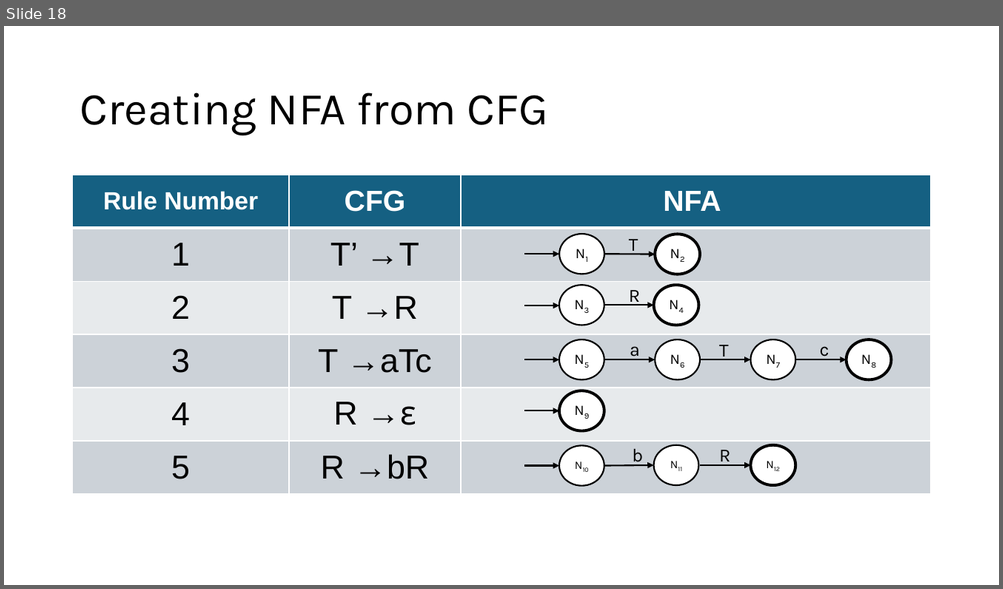
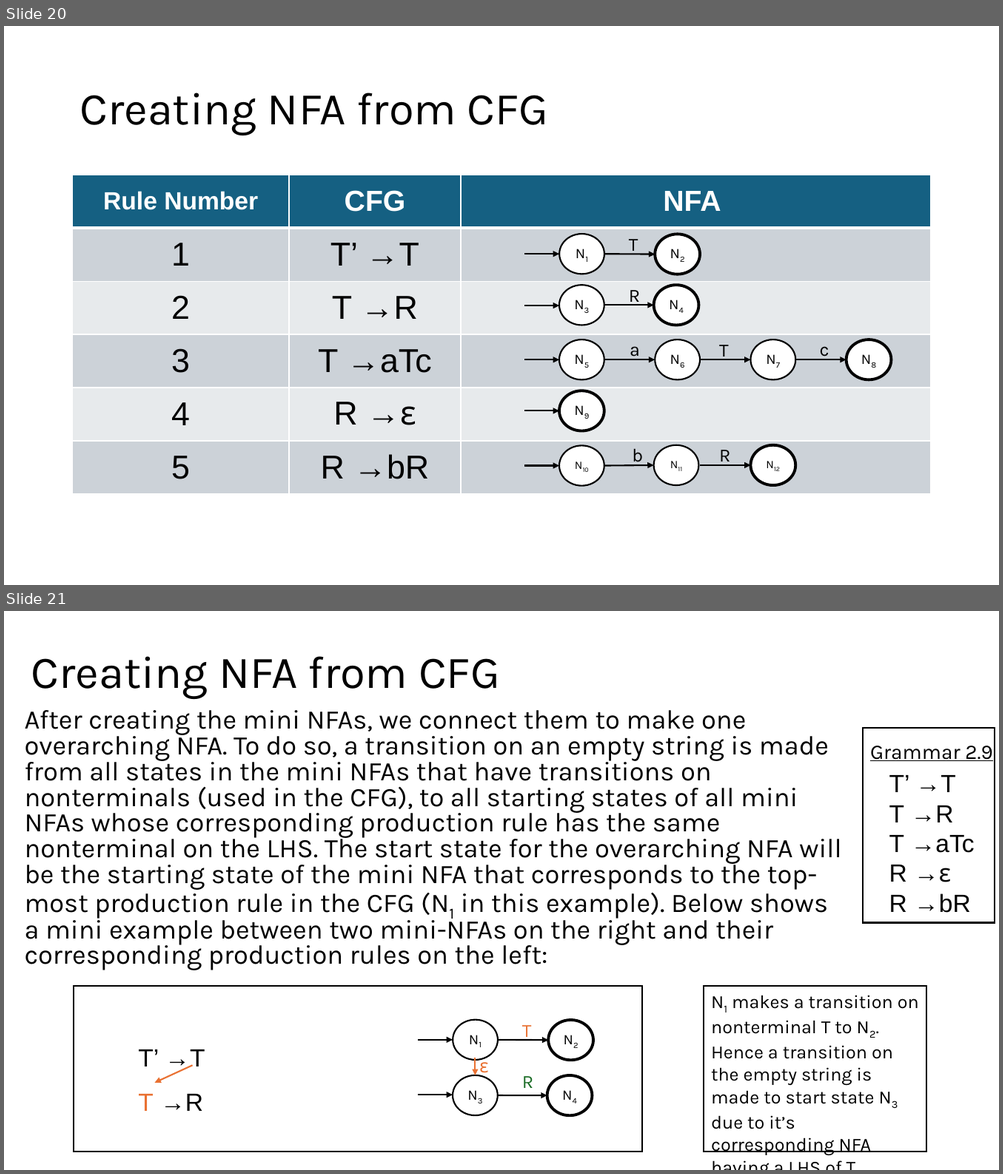
Before and after one commit to Danieldv-s/Research-Materials, a slide deck: Syntax-Analysis/Section2.13Expansion.pptx. Shown one above the other, each under a label of ours: slide 18 before the commit, slides 20 and 21 after it. The pictures are 1003x589 and 1003x1174 pixels, drawn with LibreOffice and Linux fonts; fonts in the diff are those of the drawing. Boxes give left, top, right and bottom in pixels: in the first picture for what was removed or moved away, otherwise in the second. Text is boxed around its words. In the diff, an @@ line names an element or a change of style, - is before the commit and + after.

```diff
--- a/Syntax-Analysis/Section2.13Expansion.pptx
+++ b/Syntax-Analysis/Section2.13Expansion.pptx
@@ slide 21 added at box(4, 611, 999, 1170), background #FFFFFF @@
@@ title added at box(31, 656, 500, 699), 44 pt, text #000000 @@
+Creating NFA from CFG
@@ text added at box(25, 710, 841, 971), 25.9 pt, text #000000 @@
+After creating the mini NFAs, we connect them to make one overarching NFA. To do so, a transition on an empty string is made from all states in the mini NFAs that have transitions on nonterminals (used in the CFG), to all starting states of all mini NFAs whose corresponding production rule has the same nonterminal on the LHS. The start state for the overarching NFA will be the starting state of the mini NFA that corresponds to the top-most production rule in the CFG (N1 in this example). Below shows a mini example between two mini-NFAs on the right and their corresponding production rules on the left:
@@ rectangle added at box(862, 728, 994, 923), fill #FFFFFF, outline #000000 1.5 pt @@
@@ text added at box(870, 746, 992, 761), 20 pt, text #000000, underline @@
+Grammar 2.9
@@ text added at box(889, 775, 974, 913), 24 pt, text #000000 @@
+T’ →T
+T →R
+T →aTc
+R →ε
+R →bR
@@ rectangle added at box(74, 986, 642, 1152), fill #FFFFFF, outline #000000 1.5 pt @@
@@ rectangle added at box(704, 986, 927, 1152), fill #FFFFFF, outline #000000 1.5 pt, 18 pt, text #000000 @@
+N1 makes a transition on nonterminal T to N2. Hence a transition on the empty string is made to start state N3 due to it’s corresponding NFA having a LHS of T.
@@ ellipse added at box(452, 1020, 497, 1060), fill #FFFFFF, outline #000000 1.5 pt, 14 pt, text #000000 @@
+N1
@@ text added at box(522, 1025, 532, 1041), 18 pt, text #E97132 @@
+T
@@ ellipse added at box(548, 1021, 593, 1061), fill #FFFFFF, outline #000000 2.75 pt, 14 pt, text #000000 @@
+N2
@@ text added at box(138, 1050, 205, 1111), 24 pt, text #000000 @@
+T’ →T
+T →R
@@ arrow added from (418, 1040) to (452, 1040), #000000 1.5 pt @@
@@ arrow added from (498, 1040) to (548, 1041), #000000 1.5 pt @@
@@ arrow added from (193, 1065) to (155, 1083), #E97132 1.5 pt @@
@@ ellipse added at box(452, 1076, 497, 1116), fill #FFFFFF, outline #000000 1.5 pt, 14 pt, text #000000 @@
+N3
@@ arrow added from (475, 1059) to (475, 1076), #E97132 1.5 pt @@
@@ text added at box(479, 1056, 488, 1077), 18 pt, text #E97132 @@
+ε
@@ text added at box(522, 1076, 533, 1088), 18 pt, text #196B24 @@
+R
@@ ellipse added at box(547, 1076, 592, 1116), fill #FFFFFF, outline #000000 2.75 pt, 14 pt, text #000000 @@
+N4
@@ arrow added from (418, 1095) to (452, 1095), #000000 1.5 pt @@
@@ arrow added from (497, 1096) to (547, 1096), #000000 1.5 pt @@
@@ what was slide 18 is now slide 20 @@
```
Also in this commit, not shown: 34 slides changed, 10 other slides added.
